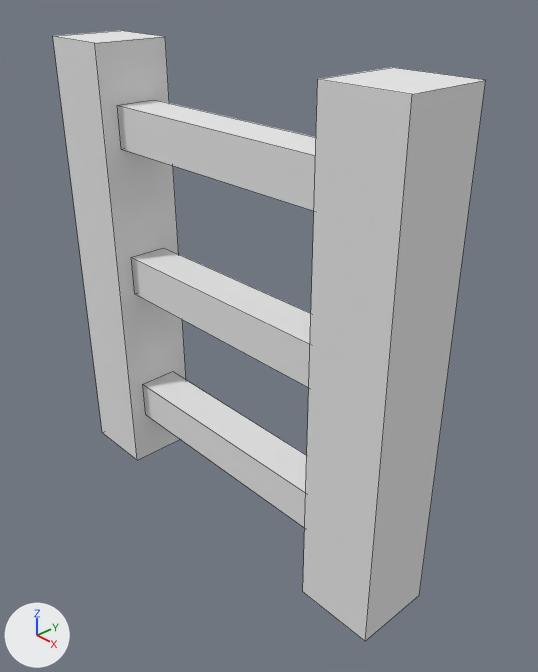
The Blender file Bucket_Game-branches/3dladder--add-190809/mods/codercore/default/src/default_ladder.blend as it was, and as the next commit left it.
Camera for both pictures: a camera (50 mm lens) standing at (1.072, -0.473, 0.674) and looking at (0.067, 0.457, -0.044). The axes (+X, +Y, +Z) are drawn at lower left. The lights are the same throughout. Mesh edges are drawn as thin lines.
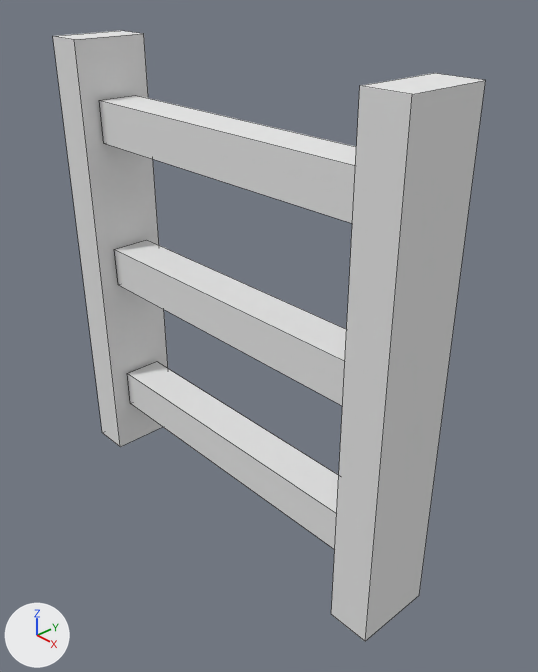
What changed in the scene script:
```text
Change me_cube_002:
    where me_cube_002.from_pydata(...)  # 40 vertices, 30 faces; spans x -1.0..1.0, y -5.58..5.58, z -1.0..1.0
    used by ob_cube_001; location = (0.0, 0.419, 0.0); rotation_euler = (0.0, 0.0, 1.571), in degrees (0, 0, 90); scale = (0.084, 0.084, 0.504)
    before: 0 (-1.0, 3.58, -1.0) at pixel (137, 460), 1 (-1.0, 3.58, 1.0) at pixel (94, 43), 4 (1.0, 3.58, -1.0), 5 (1.0, 3.58, 1.0) at pixel (165, 36)
    before: 34 (-1.0, -3.58, -1.0) at pixel (302, 591), 35 (-1.0, -3.58, 1.0) at pixel (317, 79), 38 (1.0, -3.58, -1.0), 39 (1.0, -3.58, 1.0) at pixel (392, 67)
    me_cube_002 part 1: the loose piece of 8 vertices spanning x -0.54..0.54, y -3.6..3.6, z -0.76..-0.58 is scaled about its middle by (1, 1.23, 1)
    me_cube_002 part 2: the loose piece of 8 vertices spanning x -0.54..0.54, y -3.6..3.6, z 0.58..0.76 is scaled about its middle by (1, 1.23, 1)
    me_cube_002 part 3: the loose piece of 8 vertices spanning x -0.54..0.54, y -3.6..3.6, z -0.09..0.09 is scaled about its middle by (1, 1.23, 1)
    me_cube_002 part 4
    add for i in [0, 1, 4, 5]: me_cube_002.vertices[i].co += Vector((0.0, 0.94, 0.0))
    me_cube_002 part 5
    add for i in [34, 35, 38, 39]: me_cube_002.vertices[i].co += Vector((0.0, -0.94, 0.0))
```

Changed parts and their boxes (x1, y1, x2, y2) in the pictures (538 x 672 px; the box of a moved part takes in the faces that stretch with it):
part 1 of me_cube_002, moved or reshaped
    before: (143, 372, 307, 528)
    after: (127, 362, 339, 550)
part 2 of me_cube_002, moved or reshaped
    before: (118, 100, 316, 211)
    after: (99, 95, 356, 223)
part 3 of me_cube_002, moved or reshaped
    before: (132, 248, 311, 388)
    after: (115, 240, 346, 405)
part 4 of me_cube_002, moved or reshaped
    before: (53, 30, 186, 460)
    after: (53, 30, 168, 447)
part 5 of me_cube_002, moved or reshaped
    before: (303, 67, 483, 641)
    after: (331, 73, 483, 641)
